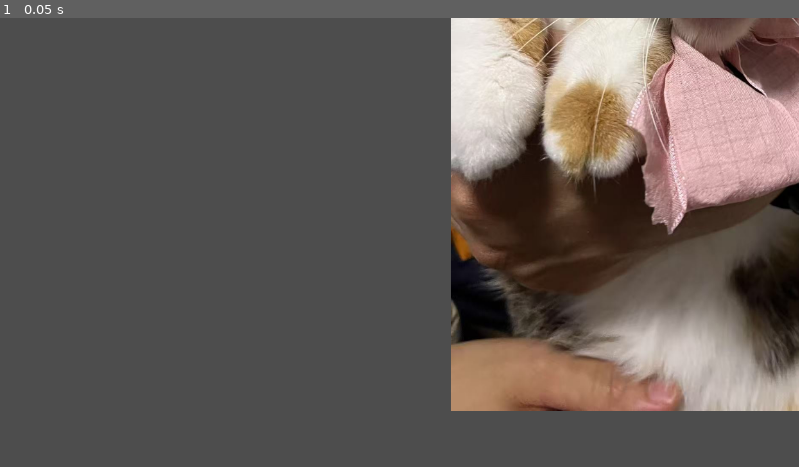
Above: before the commit, frame 1.
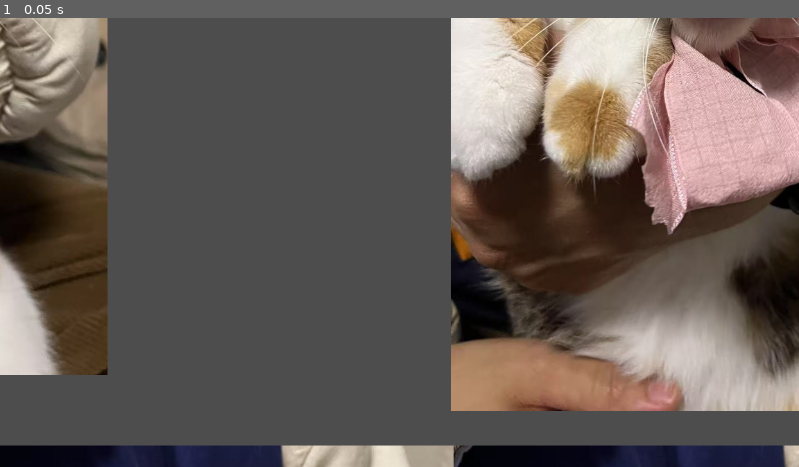
Above: after the commit, the same moment.

Repository: xiaolinguaguagua/git_demo
Game: Godot game, scene res://map/node_2d.tscn
Same seed, same stepped clock (60 frames per second), same inputs: the game is played once before the commit and once after it. The project has no main scene, so this scene is started directly.
Inputs:
- Up to frame 1 (0.05 s): no input

The runs differ from the first frame. In frame 1, 15% of the frame differs, in the area x 0-100%, y 0-100%.

Commit message:
11111map update

Diff:
--- a/gitdemo/map/node_2d.tscn
+++ b/gitdemo/map/node_2d.tscn
@@ -8,3 +8,33 @@
 position = Vector2(1041, 34)
 scale = Vector2(0.610156, 0.62478)
 texture = ExtResource("1_ww0is")
+
+[node name="发财5" type="Sprite2D" parent="."]
+position = Vector2(2281, -138)
+scale = Vector2(0.610156, 0.62478)
+texture = ExtResource("1_ww0is")
+
+[node name="发财6" type="Sprite2D" parent="."]
+position = Vector2(2529, 770)
+scale = Vector2(0.610156, 0.62478)
+texture = ExtResource("1_ww0is")
+
+[node name="发财7" type="Sprite2D" parent="."]
+position = Vector2(3333, 814)
+scale = Vector2(0.610156, 0.62478)
+texture = ExtResource("1_ww0is")
+
+[node name="发财2" type="Sprite2D" parent="."]
+position = Vector2(-235, -18)
+scale = Vector2(0.610156, 0.62478)
+texture = ExtResource("1_ww0is")
+
+[node name="发财3" type="Sprite2D" parent="."]
+position = Vector2(321, 1150)
+scale = Vector2(0.610156, 0.62478)
+texture = ExtResource("1_ww0is")
+
+[node name="发财4" type="Sprite2D" parent="."]
+position = Vector2(1045, 1150)
+scale = Vector2(0.610156, 0.62478)
+texture = ExtResource("1_ww0is")
